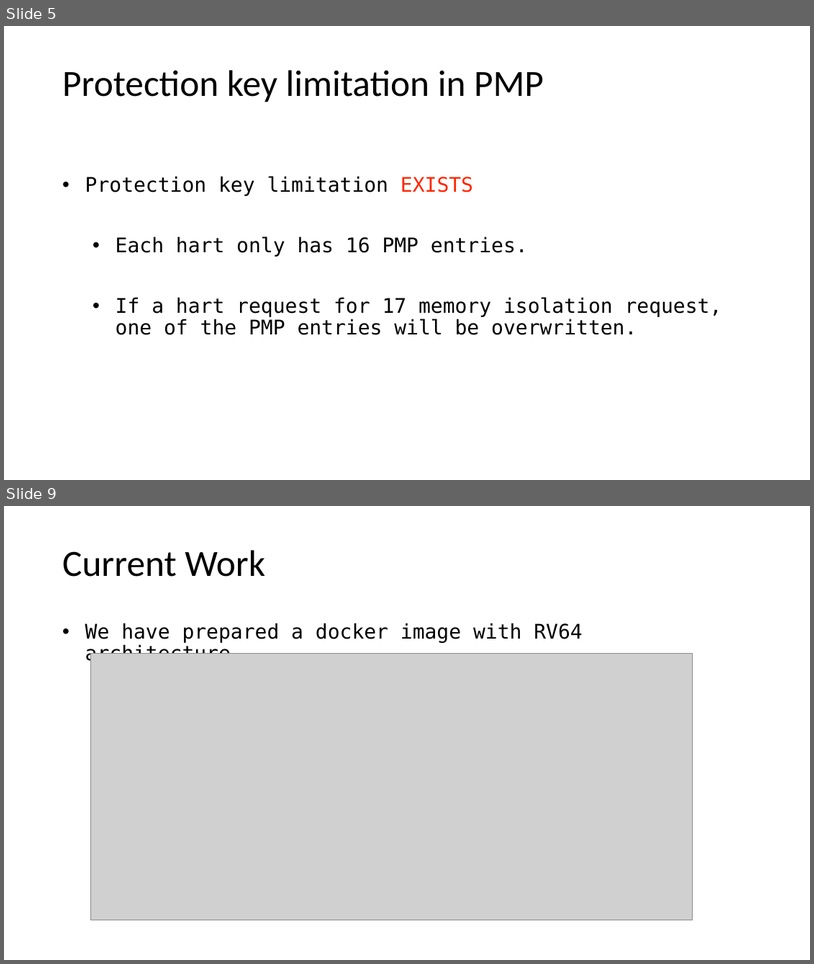
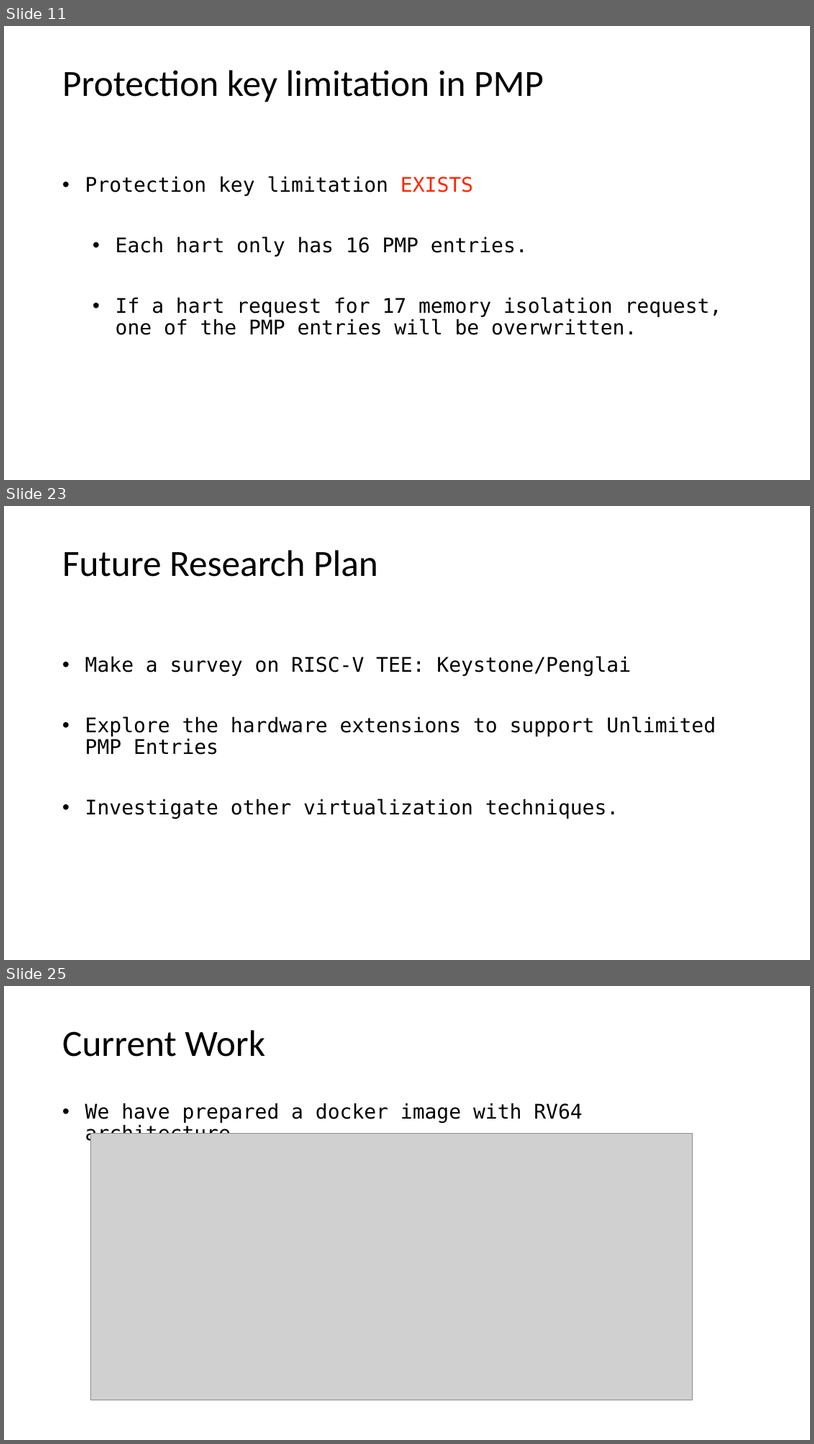
Before and after one commit to LiGaOg/libpmp, a slide deck: proposal.pptx. Shown one above the other, each under a label of ours: slides 5 and 9 before the commit, slides 11, 23 and 25 after it; the slides between them are not shown. The pictures are 814x964 and 814x1444 pixels, drawn with LibreOffice and Linux fonts; fonts in the diff are those of the drawing; grey boxes stand for pictures. Boxes give left, top, right and bottom in pixels: in the first picture for what was removed or moved away, otherwise in the second. Text is boxed around its words. In the diff, an @@ line names an element or a change of style, - is before the commit and + after.

```diff
--- a/proposal.pptx
+++ b/proposal.pptx
@@ slide 23 added at (4, 506, 810, 960), background #FFFFFF @@
@@ title added at (62, 550, 378, 577), 44 pt, text #000000 @@
+Future Research Plan
@@ text added at (85, 656, 716, 818), 24 pt, text #000000 @@
+• Make a survey on RISC-V TEE: Keystone/Penglai
+• Explore the hardware extensions to support Unlimited PMP Entries
+• Investigate other virtualization techniques.
@@ what was slide 5 is now slide 11 @@
@@ what was slide 9 is now slide 25 @@
```
Also in this commit, not shown: 7 slides changed, 15 other slides added.
